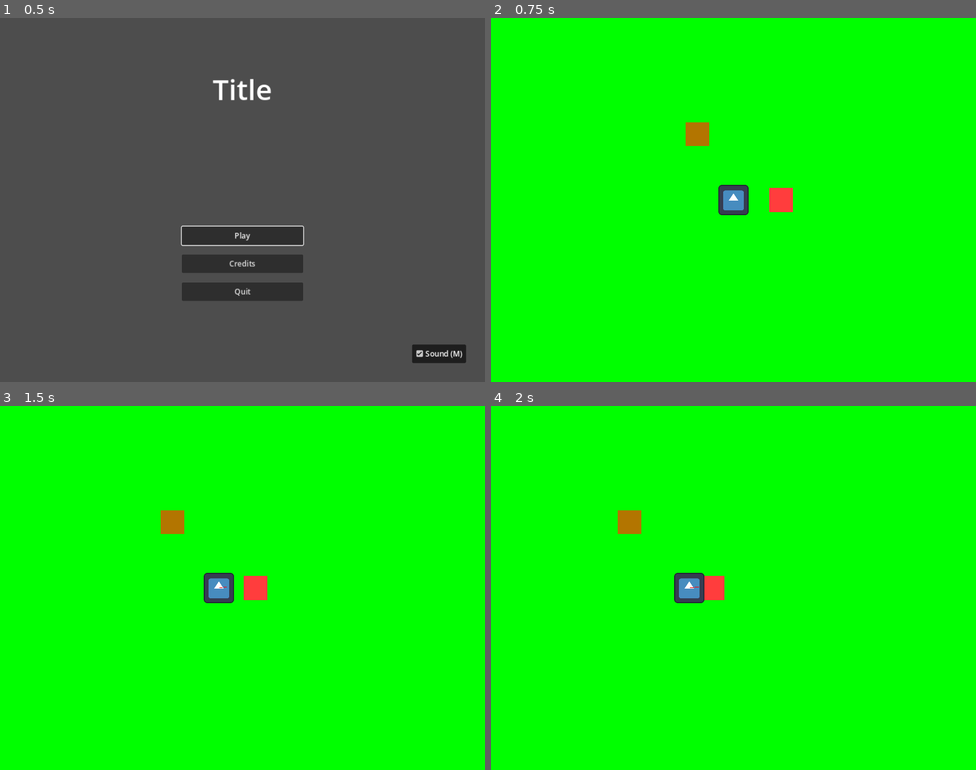
Above: before the commit, frames 1-4 (two rows, left to right).
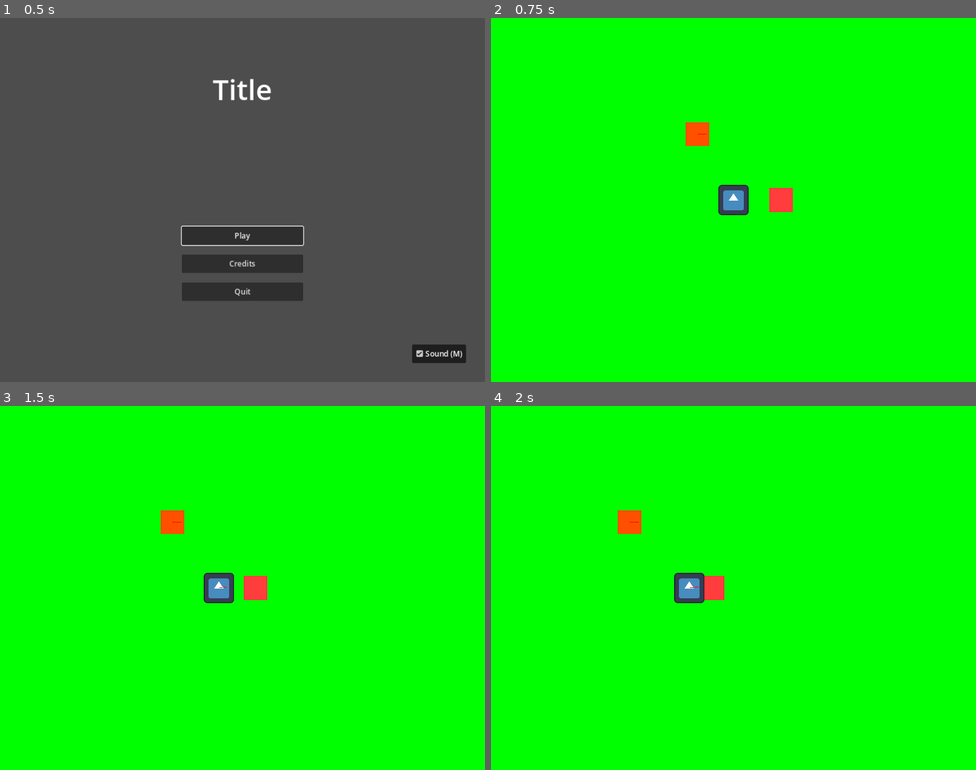
Above: after the commit, the same moments.

Repository: Zereijin/GGJ2023
Game: Godot game, scene res://main_menu/main_menu.tscn
Two runs of this game, one before a commit and one after it. Both use one fixed random seed, a clock stepped at 60 frames per second and the inputs below. The engine's default icon, where the game draws it, is replaced by a stand-in: a white triangle on a blue panel in a dark square.
Inputs (mouse positions are in pixels of both pictures, inside the frame that each line leads up to):
- Up to frame 1 (0.5 s): no input
- Up to frame 2 (0.75 s): click "Play" at 0.5 s
- Up to frame 3 (1.5 s): tap Enter at 1.25 s; move the mouse to (349, 569) at 1.27 s; hold D (right) from 1.28 s (still down)
- Up to frame 4 (2 s): keep holding D (right)

Frame 1 is identical in both runs. In frame 2, 0.3% of the frame differs, in the area x 40-45%, y 28-36%; in frame 3, 0.3%; in frame 4, 0.3%.

Commit message:
Refactor enemy to have plant as base

Diff:
--- a/game/enemy/enemy.tscn
+++ b/game/enemy/enemy.tscn
@@ -1,18 +1,7 @@
-[gd_scene load_steps=3 format=3 uid="uid://liqctyvacpda"]
+[gd_scene load_steps=3 format=3 uid="uid://bq2b7d3bnhwiv"]
 
+[ext_resource type="PackedScene" uid="uid://cu40kuw6mlex7" path="res://game/plant.tscn" id="1_8y5jb"]
 [ext_resource type="Script" path="res://game/enemy/enemy.gd" id="1_oaf8f"]
-[ext_resource type="PackedScene" uid="uid://b40ra17s41m0v" path="res://game/damageable.tscn" id="1_yrs8i"]
 
-[node name="Enemy" type="RigidBody2D"]
-collision_layer = 2
-collision_mask = 27
-lock_rotation = true
+[node name="Enemy" instance=ExtResource("1_8y5jb")]
 script = ExtResource("1_oaf8f")
-
-[node name="Sprite" type="Sprite2D" parent="."]
-
-[node name="CollisionShape" type="CollisionShape2D" parent="."]
-
-[node name="Damageable" parent="." instance=ExtResource("1_yrs8i")]
-
-[connection signal="dead" from="Damageable" to="." method="_on_dead"]
--- a/game/enemy/potato/potato.tscn
+++ b/game/enemy/potato/potato.tscn
@@ -1,24 +1,18 @@
-[gd_scene load_steps=5 format=3 uid="uid://ba7ivojxn0clg"]
+[gd_scene load_steps=4 format=3 uid="uid://dbssse540sc70"]
 
-[ext_resource type="PackedScene" uid="uid://liqctyvacpda" path="res://game/enemy/enemy.tscn" id="1_84ehe"]
+[ext_resource type="PackedScene" uid="uid://bq2b7d3bnhwiv" path="res://game/enemy/enemy.tscn" id="1_84ehe"]
 
-[sub_resource type="Gradient" id="Gradient_ylvr8"]
+[sub_resource type="Gradient" id="Gradient_qcl23"]
 interpolation_mode = 1
 offsets = PackedFloat32Array(0)
-colors = PackedColorArray(0.701961, 0.458824, 0, 1)
+colors = PackedColorArray(1, 0.313726, 0, 1)
 
-[sub_resource type="GradientTexture1D" id="GradientTexture1D_0k2hm"]
-gradient = SubResource("Gradient_ylvr8")
+[sub_resource type="GradientTexture1D" id="GradientTexture1D_hwvhf"]
+gradient = SubResource("Gradient_qcl23")
 width = 1
 
-[sub_resource type="CircleShape2D" id="CircleShape2D_dgoet"]
-radius = 25.0
-
-[node name="enemy" instance=ExtResource("1_84ehe")]
+[node name="Potato" instance=ExtResource("1_84ehe")]
 
 [node name="Sprite" parent="." index="0"]
 scale = Vector2(50, 50)
-texture = SubResource("GradientTexture1D_0k2hm")
-
-[node name="CollisionShape" parent="." index="1"]
-shape = SubResource("CircleShape2D_dgoet")
+texture = SubResource("GradientTexture1D_hwvhf")
--- a/game/plant.tscn
+++ b/game/plant.tscn
@@ -1,6 +1,7 @@
-[gd_scene load_steps=3 format=3 uid="uid://cu40kuw6mlex7"]
+[gd_scene load_steps=4 format=3 uid="uid://cu40kuw6mlex7"]
 
 [ext_resource type="PackedScene" uid="uid://6u6mldxyk4qs" path="res://game/gun.tscn" id="2_2fi7j"]
+[ext_resource type="PackedScene" uid="uid://b40ra17s41m0v" path="res://game/damageable.tscn" id="2_80lky"]
 
 [sub_resource type="RectangleShape2D" id="RectangleShape2D_felej"]
 size = Vector2(50, 50)
@@ -11,11 +12,13 @@
 can_sleep = false
 lock_rotation = true
 
-[node name="CollisionShape" type="CollisionShape2D" parent="."]
-shape = SubResource("RectangleShape2D_felej")
-
 [node name="Sprite" type="Sprite2D" parent="."]
 scale = Vector2(0.5, 0.5)
 
 [node name="Gun" parent="." node_paths=PackedStringArray("plant") instance=ExtResource("2_2fi7j")]
 plant = NodePath("..")
+
+[node name="CollisionShape" type="CollisionShape2D" parent="."]
+shape = SubResource("RectangleShape2D_felej")
+
+[node name="Damageable" parent="." instance=ExtResource("2_80lky")]
Not shown: 1 places in game/game.tscn that only renumber resources
